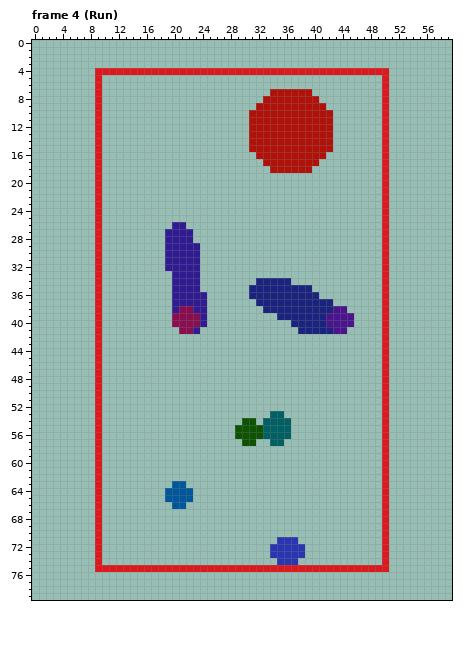
Pixel-art file, stored at assets/textures/Eins.ase. Above, as it was before the edit.
60x80 pixels, 10 frames. Shown: frame 4 (Run). The commit also changed other frames, which this record leaves out.
Once edited:
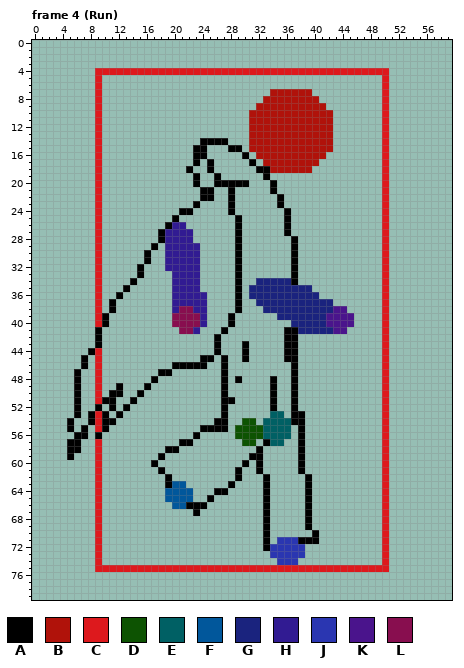
Palette (. is transparent): A #000000  B #b0120a  C #dd191d  D #0d5302  E #006064  F #01579b  G #1a237e  H #311b92  J #2a36b1  K #4a148c  L #880e4f
Diff:
Changed rows in their new state; - is an unchanged pixel.
Frame 4 (Run), layer "Layer 2":
first column x 5:
14 -------------------AAAA-------------
15 ------------------AA---AA-----------
16 ------------------AA-----A----------
17 ------------------A-A-----A---------
18 -----------------A--A------AA-------
19 ------------------A--A------A-------
20 ------------------A--AAAAA---A------
21 -------------------AA--A-----A------
22 -------------------AA--A------A-----
23 ------------------A----A------A-----
24 ----------------AA-----A-------A----
25 ---------------A--------A------A----
26 --------------A---------A------A----
27 -------------A----------A------A----
28 -------------A----------A-------A---
29 ------------A-----------A-------A---
30 -----------A------------A-------A---
31 -----------A------------A-------A---
32 ----------A-------------A-------A---
33 ----------A-------------A-------A---
34 ---------A--------------A-------A---
35 --------A---------------A-----------
36 -------A----------------A-----------
37 ------A-----------------A-----------
38 ------A-----------------A-----------
39 -----A-----------------A------------
40 -----A-----------------A------------
41 ----A-----------------A--------AA---
42 ----A----------------A---------AA---
43 ----A----------------A---A-----AA---
44 ---A-----------------A---A-----AA---
45 --A----------------AA-A--A-----AA---
46 --A------------AAAAA--A---------A---
47 -A-----------AA-------A---------A---
48 -A----------A---------A-A----A--A---
49 -A-----A---A----------A------A--A---
50 -A----AA--A-----------A------A--A---
51 -A---AA--A------------AA-----A--A---
52 -A--A-A-A-------------A------A--A---
53 -A-A-A-A--------------A---------AA--
54 A--A-AA--------------AA---------AA--
55 A-A--A-------------AAAA----------A--
56 -AA-A-------------A--------------A--
57 AA--------------AA----------A----A--
58 AA------------AA-----------A-----A--
59 A------------A------------AA-----A--
60 ------------A------------A-A-----A--
61 -------------A----------A--A-----A--
62 --------------A---------A---A-----A-
63 --------------A--------A----A-----A-
64 ---------------------AA-----A-----A-
65 --------------------A-------A-----A-
66 -----------------AAA--------A-----A-
67 ------------------A---------A-----A-
68 ----------------------------A-----A-
69 ----------------------------A-----A-
70 ----------------------------A------A
71 ----------------------------A----AAA
72 ----------------------------A-------
Changed places in both pictures, as pixel boxes (x1, y1, x2, y2):
changed: (67, 138, 319, 551)
